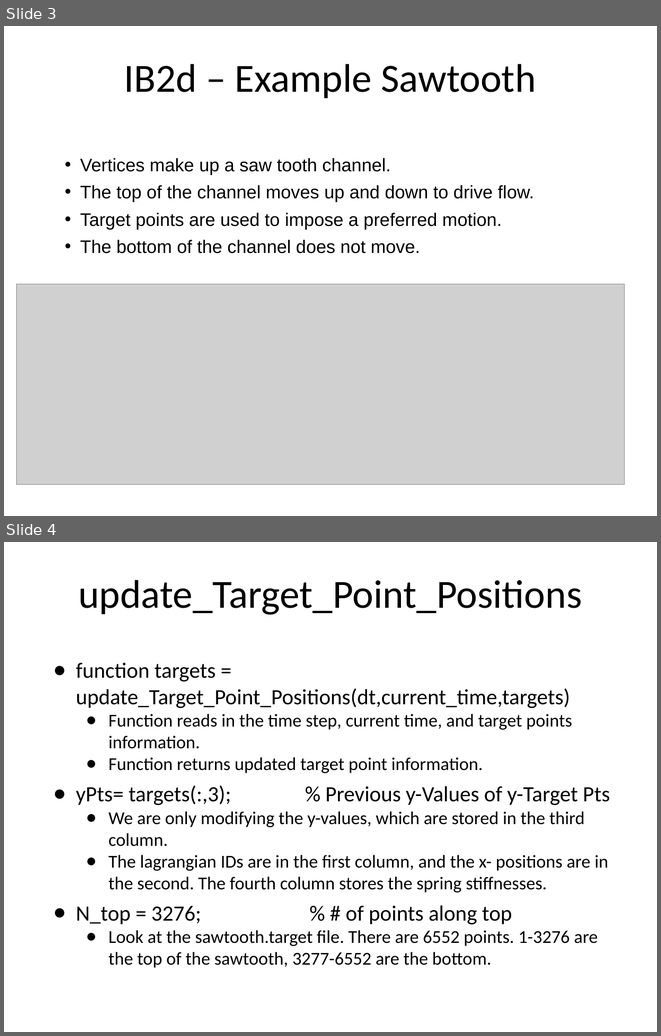
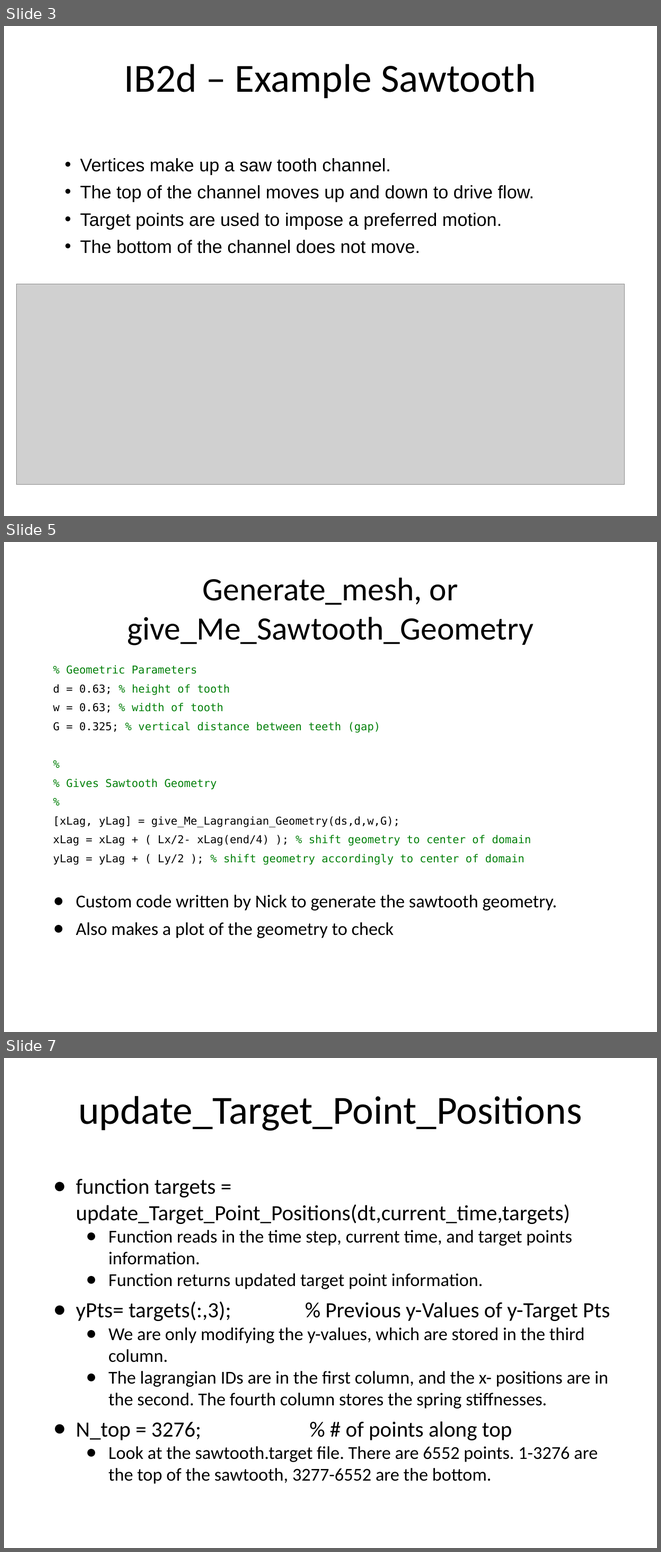
Before and after one commit to fairyflies9/IBAMR-Tutorials, a slide deck: UA Tutorials/Lecture 3 - Changing Target Positions IB2d and IBAMR.pptx. Shown one above the other, each under a label of ours: slides 3 and 4 before the commit, slides 3, 5 and 7 after it; the slides between them are not shown. The pictures are 661x1036 and 661x1552 pixels, drawn with LibreOffice and Linux fonts; fonts in the diff are those of the drawing; grey boxes stand for pictures. Boxes give left, top, right and bottom in pixels: in the first picture for what was removed or moved away, otherwise in the second. Text is boxed around its words. In the diff, an @@ line names an element or a change of style, - is before the commit and + after.

```diff
--- a/UA Tutorials/Lecture 3 - Changing Target Positions IB2d and IBAMR.pptx
+++ b/UA Tutorials/Lecture 3 - Changing Target Positions IB2d and IBAMR.pptx
@@ slide 5 added at [4, 542, 657, 1032], background #FFFFFF @@
@@ title added at [127, 578, 533, 645], 36 pt, text #000000 @@
+Generate_mesh, or
+give_Me_Sawtooth_Geometry
@@ text added at [53, 665, 557, 938], 12 pt, text #000000 @@
+% Geometric Parameters
+d = 0.63; % height of tooth
+w = 0.63; % width of tooth
+G = 0.325; % vertical distance between teeth (gap)
+%
+% Gives Sawtooth Geometry
+%
+[xLag, yLag] = give_Me_Lagrangian_Geometry(ds,d,w,G);
+xLag = xLag + ( Lx/2- xLag(end/4) ); % shift geometry to center of domain
+yLag = yLag + ( Ly/2 ); % shift geometry accordingly to center of domain
+● Custom code written by Nick to generate the sawtooth geometry.
+● Also makes a plot of the geometry to check
@@ what was slide 4 is now slide 7 @@
```
Also in this commit, not shown: 5 other slides added.
